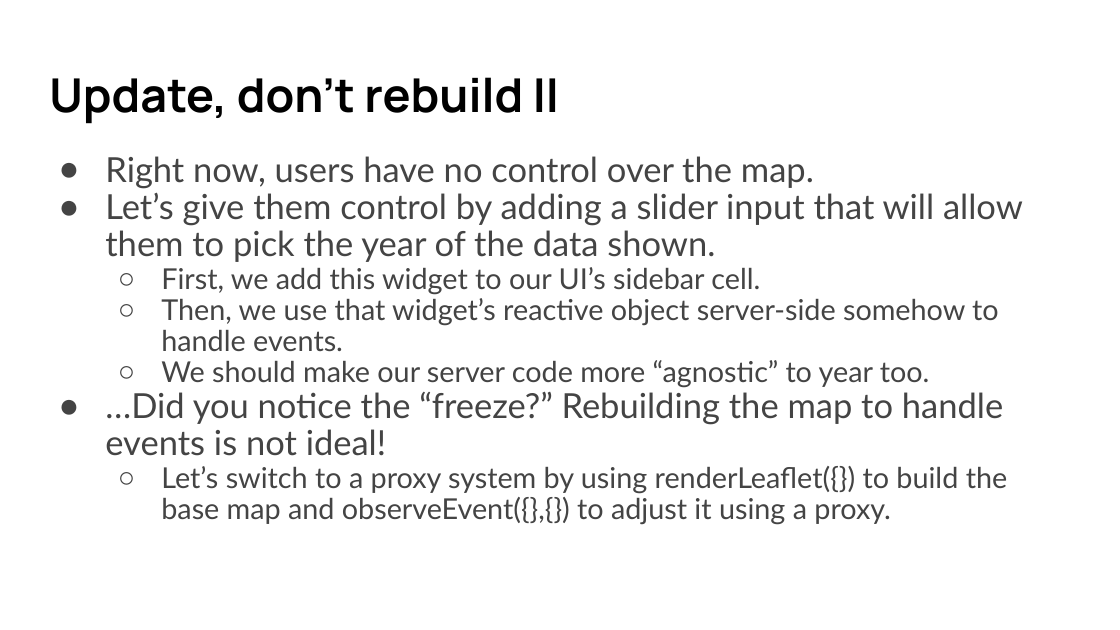
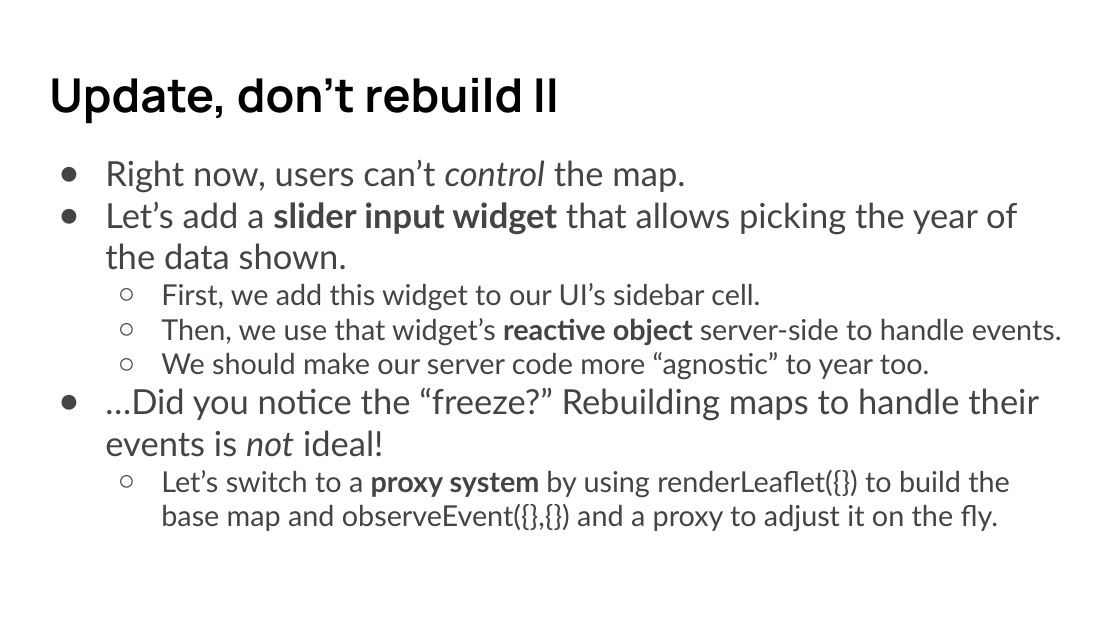
Before and after one commit to umn-dash/r-shiny, a slide deck: slide 56 of instructors/files/SWC slides R Shiny 2024 Fall.pptx. Drawn at 1120x630 pixels with LibreOffice and Linux fonts; fonts in the diff are those of the drawing. Boxes give left, top, right and bottom in pixels: in the first picture for what was removed or moved away, otherwise in the second. Text is boxed around its words. In the diff, an @@ line names an element or a change of style, - is before the commit and + after.

```diff
--- a/instructors/files/SWC slides R Shiny 2024 Fall.pptx
+++ b/instructors/files/SWC slides R Shiny 2024 Fall.pptx
@@ text at (105,160,1017,270): text changed @@
-● Right now, users have no control over the map.
-● Let’s give them control by adding a slider input that will allow them to pick the year of the data shown.
+● Right now, users can’t control the map.
+● Let’s add a slider input widget that allows picking the year of the data shown.
@@ text at (161,283,930,380): line spacing 0.9 to 1 @@
@@ text at (161,318,1062,346): text changed @@
-  ○ Then, we use that widget’s reactive object server-side somehow to handle events.
+  ○ Then, we use that widget’s reactive object server-side to handle events.
@@ text at (105,387,1039,532): text changed @@
-● …Did you notice the “freeze?” Rebuilding the map to handle events is not ideal!
-  ○ Let’s switch to a proxy system by using renderLeaflet({}) to build the base map and observeEvent({},{}) to adjust it using a proxy.
+● …Did you notice the “freeze?” Rebuilding maps to handle their events is not ideal!
+  ○ Let’s switch to a proxy system by using renderLeaflet({}) to build the base map and observeEvent({},{}) and a proxy to adjust it on the fly.
```
Also in this commit, not shown: 10 other slides changed, 2 other files.
